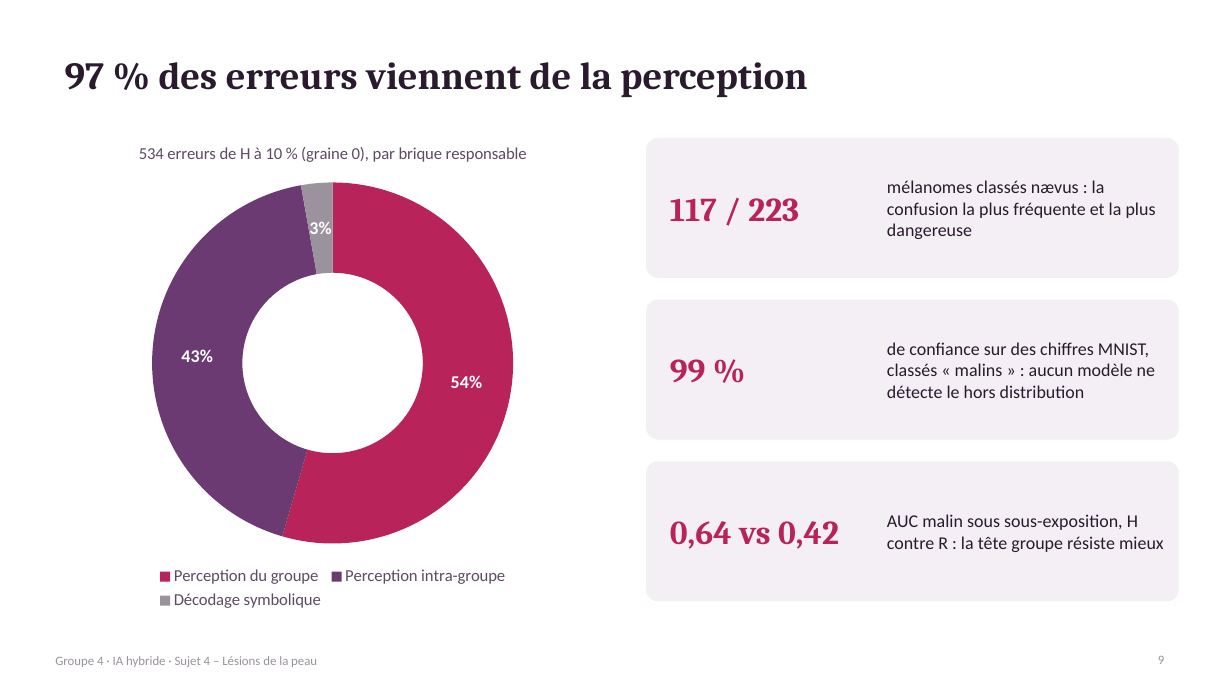
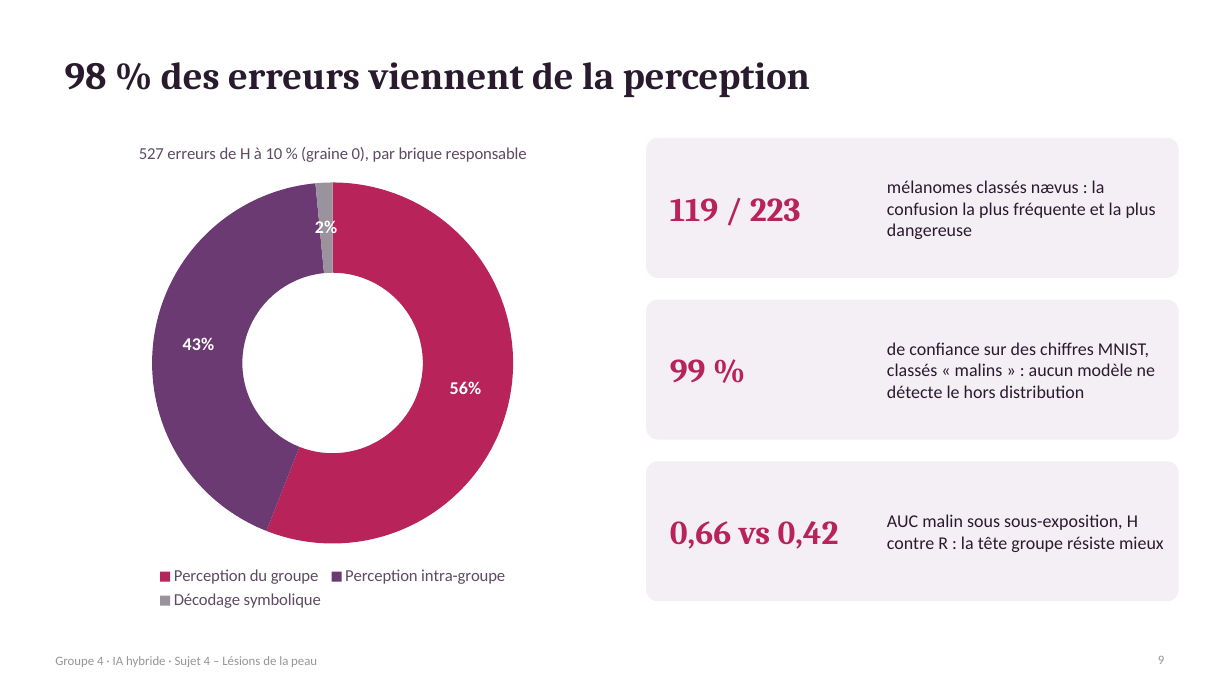
Before and after one commit to AlexisDcn/IA-hybride, a slide deck: slide 9 of S4_soutenance.pptx. Drawn at 1232x693 pixels with LibreOffice and Linux fonts; fonts in the diff are those of the drawing. Boxes give left, top, right and bottom in pixels: in the first picture for what was removed or moved away, otherwise in the second. Text is boxed around its words. In the diff, an @@ line names an element or a change of style, - is before the commit and + after.

```diff
--- a/S4_soutenance.pptx
+++ b/S4_soutenance.pptx
@@ title at [65,62,810,97]: text changed @@
-97 % des erreurs viennent de la perception
+98 % des erreurs viennent de la perception
@@ doughnut chart at [55,125,610,615] @@
@@ title "534 erreurs de H à 10 % (graine 0), par brique responsable" to "527 erreurs de H à 10 % (graine 0), par brique responsable" @@
@@ Series 1, Perception du groupe: 54 to 56 @@
@@ Series 1, Décodage symbolique: 3 to 2 @@
@@ text at [670,198,801,222]: text changed @@
-117 / 223
+119 / 223
@@ text at [670,521,839,549]: text changed @@
-0,64 vs 0,42
+0,66 vs 0,42
```
Also in this commit, not shown: 3 other slides changed, 3 other files.
